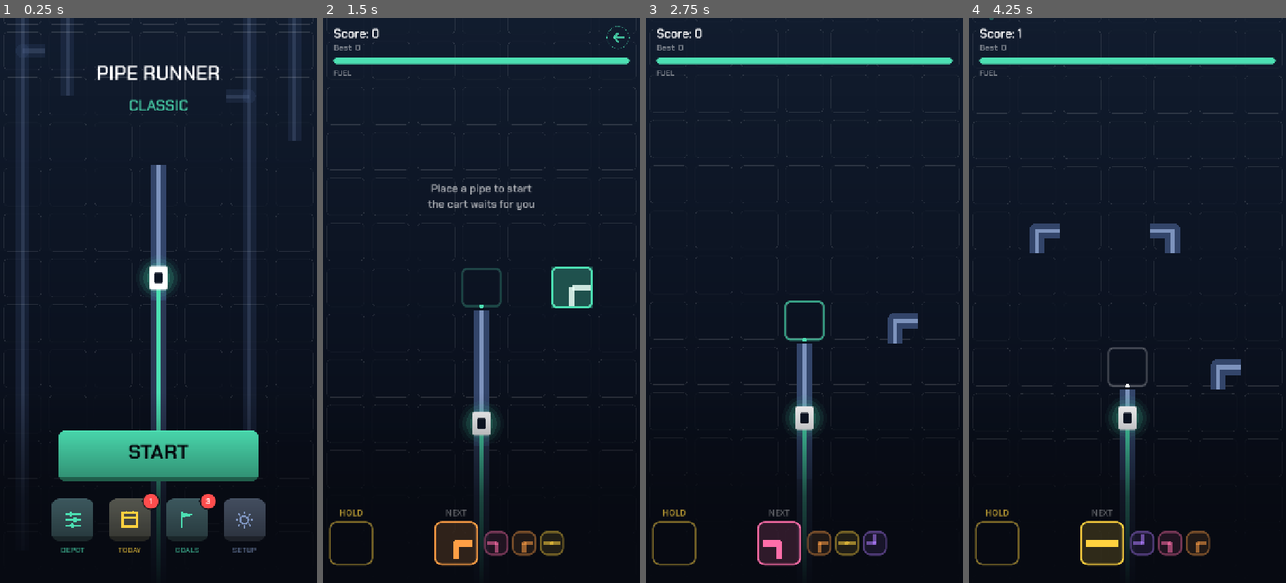
Above: before the commit, frames 1-4 (left to right).
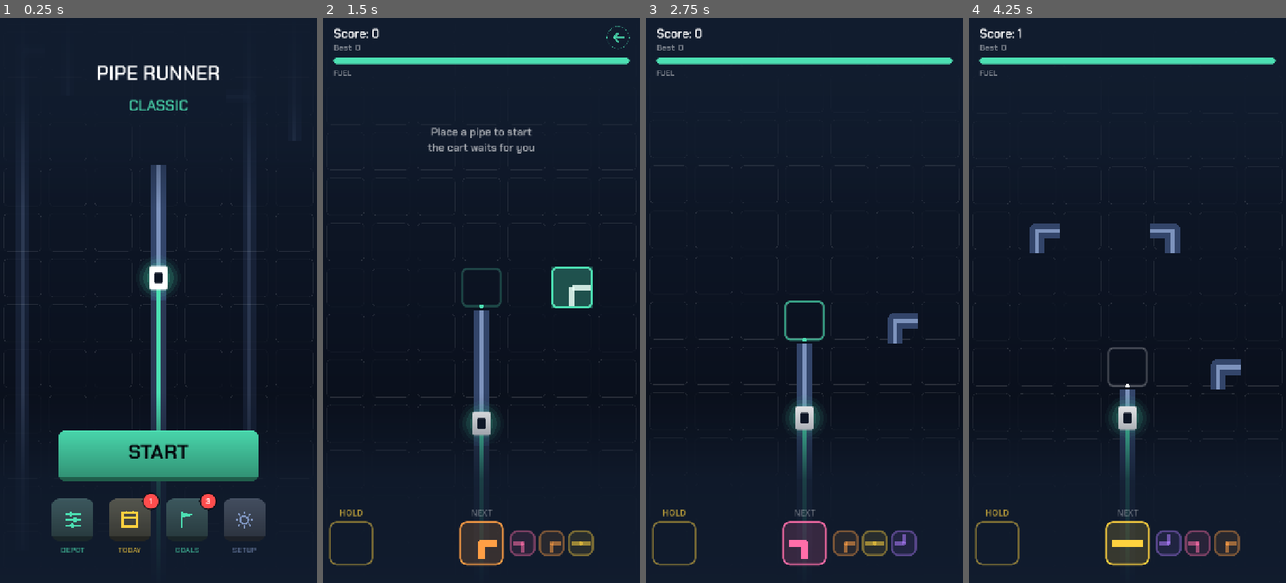
Above: after the commit, the same moments.

Repository: aznoran/piperunner
Game: Godot game, scene res://scenes/Main.tscn
Two runs of this game, one before a commit and one after it. Both use one fixed random seed, a clock stepped at 60 frames per second and the inputs below.
Inputs (mouse positions are in pixels of both pictures, inside the frame that each line leads up to):
- Up to frame 1 (0.25 s): no input
- Up to frame 2 (1.5 s): click "START" at 0.5 s; move the mouse to (551, 272) at 1.27 s; click (551, 272) at 1.42 s
- Up to frame 3 (2.75 s): drag from (741, 328) to (788, 413) at 2.02 s
- Up to frame 4 (4.25 s): move the mouse to (1159, 176) at 2.77 s; click (1159, 176) at 2.92 s; drag from (1111, 413) to (1032, 215) at 3.52 s

The runs differ from the first frame. In frame 1, 9.9% of the frame differs, in the area x 0-100%, y 0-100%; in frame 2, 12%; in frame 3, 11%; in frame 4, 11%.

Commit message:
Haze both ends, cap the preview at five, and centre the queue
With every upgrade bought the layout came apart, which is where these came
from.

The track ran at full strength through the title and across the run key. The
head start upgrade extends it far enough to reach both. There is now haze at
the top of the screen as well as the bottom, so it fades out before it gets
there.

The start hint sat where the frontier ring lands once the runway is longer,
so both moved up.

Queue sight is one level instead of two: five pieces on screen at most,
which is what the strip can show at a readable size. The piece in hand now
sits dead centre with the queue reading out to its right.

And a real bug behind the preview upgrade: the queue is built when the menu
lays out the board, before the run's balance sheet exists, so buying queue
sight did nothing. The menu rebuilds the sheet when it opens, and starting a
run resizes the queue to match.

Co-Authored-By: Claude Opus 5 (1M context) <noreply@anthropic.com>
Claude-Session: https://claude.ai/code/session_01CFYbRtdtb1UhkaJakFte7B

Diff:
--- a/resources/upgrades/preview.tres
+++ b/resources/upgrades/preview.tres
@@ -7,6 +7,6 @@
 id = &"preview"
 display_name = "Queue sight"
 description = "See one more piece ahead. Planning beats reacting."
-costs = PackedInt32Array(150, 400)
+costs = PackedInt32Array(180)
 step = 1.0
 unit = "piece"
--- a/scenes/Main.tscn
+++ b/scenes/Main.tscn
@@ -70,6 +70,15 @@
 mouse_filter = 2
 color = Color(1, 0.301961, 0.301961, 0)
 
+[node name="FogTop" type="TextureRect" parent="ScreenFx"]
+anchors_preset = 10
+anchor_right = 1.0
+offset_bottom = 430.0
+grow_horizontal = 2
+mouse_filter = 2
+expand_mode = 1
+stretch_mode = 0
+
 [node name="Fog" type="TextureRect" parent="ScreenFx"]
 anchors_preset = 12
 anchor_top = 1.0
@@ -99,9 +108,9 @@
 [node name="ModeBanner" type="Label" parent="Ui"]
 unique_name_in_owner = true
 visible = false
-anchor_top = 0.15
+anchor_top = 0.10
 anchor_right = 1.0
-anchor_bottom = 0.24
+anchor_bottom = 0.18
 grow_horizontal = 2
 mouse_filter = 2
 theme_override_colors/font_color = Color(1, 0.823529, 0.247059, 1)
@@ -112,9 +121,9 @@
 
 [node name="StartHint" type="Label" parent="Ui"]
 unique_name_in_owner = true
-anchor_top = 0.29
+anchor_top = 0.19
 anchor_right = 1.0
-anchor_bottom = 0.40
+anchor_bottom = 0.28
 grow_horizontal = 2
 mouse_filter = 2
 theme_override_colors/font_color = Color(1, 1, 1, 0.85)
--- a/scripts/main.gd
+++ b/scripts/main.gd
@@ -230,6 +230,8 @@
 ## boot has nothing to animate from, so it snaps.
 func _show_menu(animated: bool = false) -> void:
 	state = State.MENU
+	# Purchases made in the depot take effect on the board the menu lays out.
+	_rebuild_balance()
 	daily_mode = false
 	# Every transition-owned flag goes back to its resting value here, so a
 	# menu reached from any direction — title, back key, game over — is in the
@@ -326,6 +328,9 @@
 		_prepare_board(true)
 	else:
 		_reset_cart()
+		# The board came from the menu, so the queue was built before this
+		# run's balance sheet existed; a preview upgrade has to be applied now.
+		_queue.resize(balance.queue_preview)
 	_queue_bar.visible = true
 	_hud.visible = true
 	_queue_bar.set_contents(_queue.upcoming, _queue.held)
--- a/scripts/pipe_queue.gd
+++ b/scripts/pipe_queue.gd
@@ -50,6 +50,15 @@
 		held = in_hand
 
 
+## Grows or trims the preview without discarding the pieces already queued —
+## used when an upgrade changes how far ahead the player can see.
+func resize(preview_size: int) -> void:
+	_size = maxi(1, preview_size)
+	while upcoming.size() > _size:
+		upcoming.pop_back()
+	_refill()
+
+
 func _refill() -> void:
 	while upcoming.size() < _size:
 		upcoming.append(PipeDefs.random_type(_rng))
--- a/scripts/queue_bar.gd
+++ b/scripts/queue_bar.gd
@@ -10,8 +10,10 @@
 const SLOT_SCALE := 1.3
 const SLOT_MAX := 100.0
 ## Preview slots, relative to the main one.
-const PREVIEW_SCALE := 0.55
-const PREVIEW_GAP := 1.15
+## Sized so the full five — the piece in hand plus four upgraded previews —
+## fit to the right of centre without running off the edge.
+const PREVIEW_SCALE := 0.58
+const PREVIEW_GAP := 1.14
 const EDGE_MARGIN := 14.0
 
 ## Rect of the HOLD slot in screen space, handed to InputHandler.
@@ -87,9 +89,9 @@
 	return Vector2(EDGE_MARGIN + _slot * 0.5, _row_y())
 
 
-## The piece in hand sits left of centre, leaving room for the previews.
+## The piece in hand sits dead centre; the queue reads out to the right of it.
 func _next_centre() -> Vector2:
-	return Vector2(size.x * 0.42, _row_y())
+	return Vector2(size.x * 0.5, _row_y())
 
 
 func _draw() -> void:
--- a/scripts/screen_fx.gd
+++ b/scripts/screen_fx.gd
@@ -9,6 +9,7 @@
 @onready var _low_fuel: ColorRect = $LowFuel
 @onready var _danger: ColorRect = $Danger
 @onready var _fog: TextureRect = $Fog
+@onready var _fog_top: TextureRect = $FogTop
 
 ## Set by Main: fuel below a quarter of a tank.
 var _skin: LocationSkin
@@ -30,20 +31,30 @@
 ## Repaints with a new location skin.
 func set_skin(skin: LocationSkin) -> void:
 	_skin = skin
-	# Haze along the bottom, so the track behind the cart sinks out of sight
-	# instead of running under the buttons at full strength.
+	# Haze at both ends of the screen. Without it the track runs at full
+	# strength straight through the title and across the run key — with the
+	# head-start upgrade bought it reaches all the way up.
+	_fog.texture = _haze(skin, false)
+	_fog_top.texture = _haze(skin, true)
+
+
+## A one-sided fade to the location's darkest tone. `upward` puts the solid
+## end at the top of the screen instead of the bottom.
+func _haze(skin: LocationSkin, upward: bool) -> GradientTexture2D:
 	var gradient := Gradient.new()
-	gradient.offsets = PackedFloat32Array([0.0, 0.55, 1.0])
-	gradient.colors = PackedColorArray([
-		Color(skin.bg_bottom, 0.0),
-		Color(skin.bg_bottom, 0.72),
-		Color(skin.bg_bottom, 0.97)])
+	gradient.offsets = PackedFloat32Array([0.0, 0.45, 1.0])
+	var clear := Color(skin.bg_top, 0.0)
+	var mid := Color(skin.bg_top, 0.82)
+	var solid := Color(skin.bg_top, 0.99)
+	gradient.colors = (PackedColorArray([solid, mid, clear]) if upward
+		else PackedColorArray([clear, mid, solid]))
+
 	var ramp := GradientTexture2D.new()
 	ramp.gradient = gradient
 	ramp.width = 4
 	ramp.height = 512
 	ramp.fill_to = Vector2(0.0, 1.0)
-	_fog.texture = ramp
+	return ramp
 	_flash.color = Color(_skin.accent, _flash.color.a)
 	_low_fuel.color = Color(_skin.danger, _low_fuel.color.a)
 	_danger.color = Color(_skin.danger, _danger.color.a)
